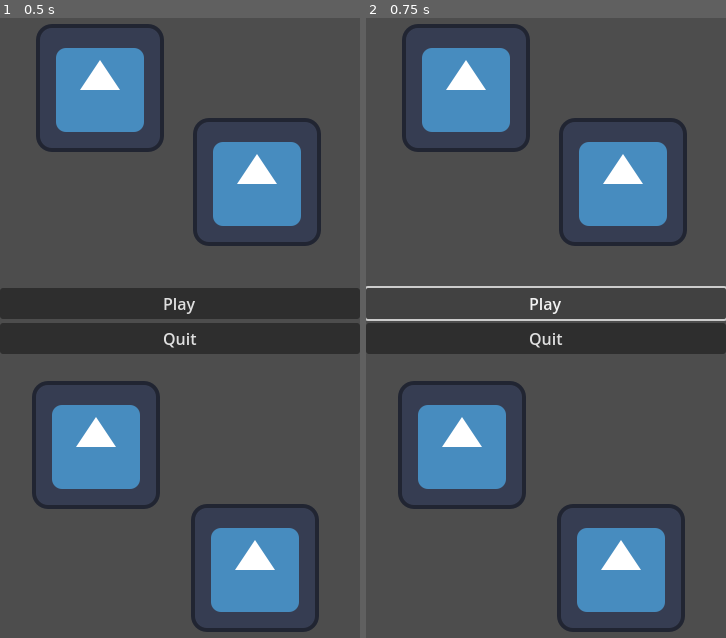
Above: before the commit, frames 1-2 (left to right).
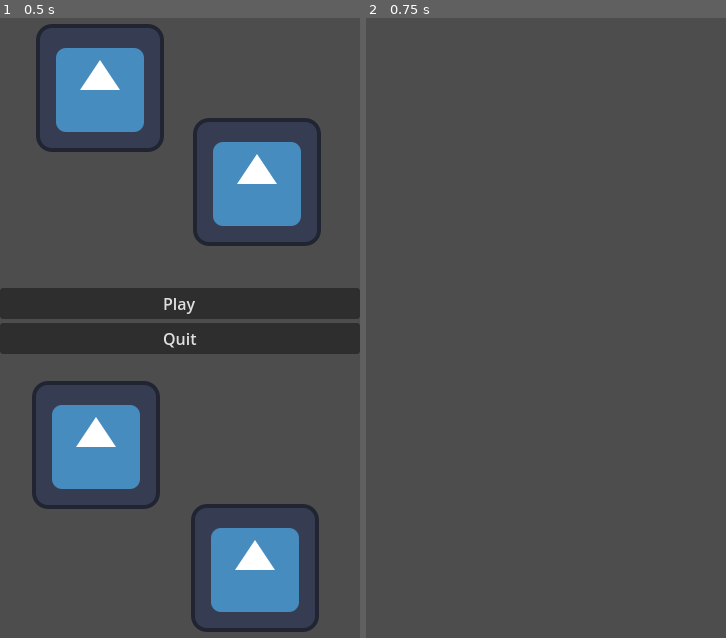
Above: after the commit, the same moments.

Repository: ltbk2023/pig
Game: Godot game, scene res://main.tscn
Same seed, same stepped clock (60 frames per second), same inputs: the game is played once before the commit and once after it. The engine's default icon, where the game draws it, is replaced by a stand-in: a white triangle on a blue panel in a dark square.
Inputs:
- Up to frame 1 (0.5 s): no input
- Up to frame 2 (0.75 s): click "Play" at 0.5 s

Frame 1 is identical in both runs. In frame 2, 22% of the frame differs, in the area x 0-100%, y 0-100%.

Commit message:
PIG-63: Play button implementation

Diff:
--- /dev/null
+++ b/PIG/main.gd
@@ -0,0 +1,18 @@
+extends Node2D
+class_name Main
+
+# Called when the node enters the scene tree for the first time.
+func _ready():
+	pass # Replace with function body.
+
+
+# Called every frame. 'delta' is the elapsed time since the previous frame.
+func _process(delta):
+	pass
+
+# Called when "Play" button is released. Hides menu and adds game scene to Main node
+func _on_play_button_up():
+	var game = load("res://game/game.tscn").instantiate()
+	add_child(game)
+	$Background.visible = false
+	$CanvasLayer.visible = false
--- a/PIG/main.tscn
+++ b/PIG/main.tscn
@@ -1,8 +1,10 @@
-[gd_scene load_steps=2 format=3 uid="uid://dl2tg7dt0quws"]
+[gd_scene load_steps=3 format=3 uid="uid://dl2tg7dt0quws"]
 
 [ext_resource type="Texture2D" uid="uid://ccno4bqx5adkq" path="res://icon.svg" id="1_fopfc"]
+[ext_resource type="Script" path="res://main.gd" id="1_w2xem"]
 
 [node name="Main" type="Node2D"]
+script = ExtResource("1_w2xem")
 
 [node name="Background" type="Node2D" parent="."]
 
@@ -42,3 +44,5 @@
 [node name="Quit" type="Button" parent="CanvasLayer/VBoxContainer"]
 layout_mode = 2
 text = "Quit"
+
+[connection signal="button_up" from="CanvasLayer/VBoxContainer/Play" to="." method="_on_play_button_up"]
